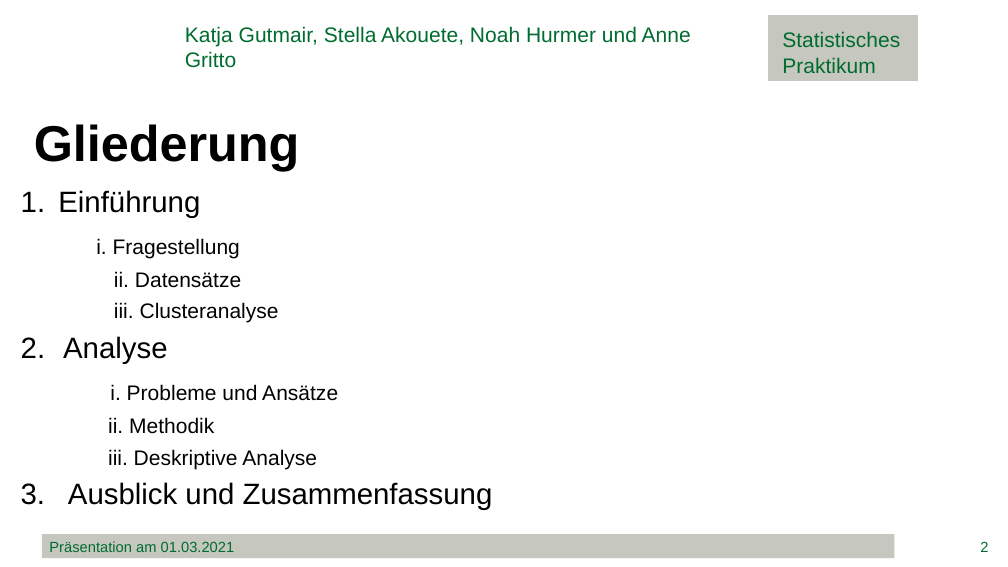
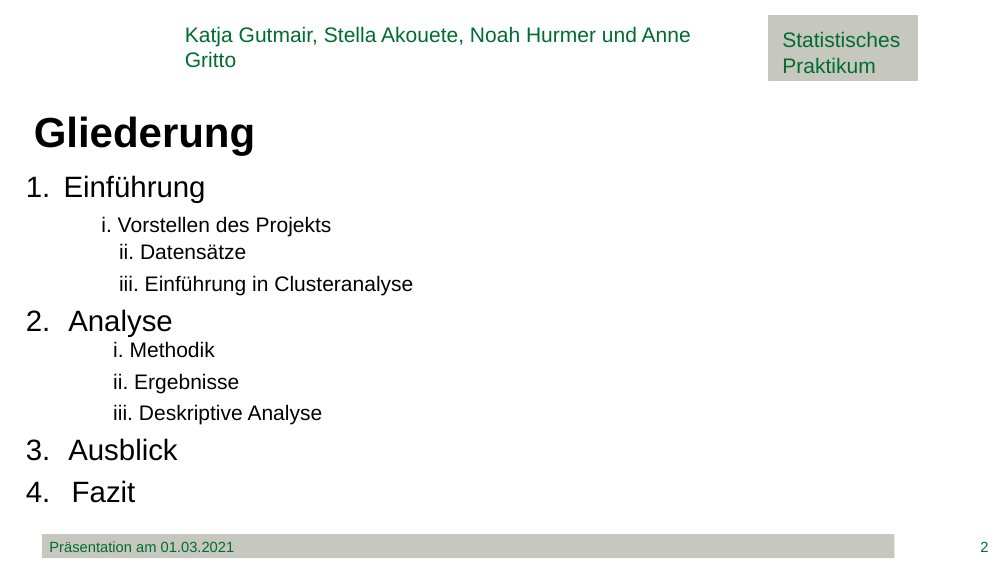
Before and after one commit to minimops/weatherFrog, a slide deck: slide 2 of documentation/ppt/Präsentation.pptx. Drawn at 1008x567 pixels with LibreOffice and Linux fonts; fonts in the diff are those of the drawing; background and template pictures are left out. Boxes give left, top, right and bottom in pixels: in the first picture for what was removed or moved away, otherwise in the second. Text is boxed around its words. In the diff, an @@ line names an element or a change of style, - is before the commit and + after.

```diff
--- a/documentation/ppt/Präsentation.pptx
+++ b/documentation/ppt/Präsentation.pptx
@@ text "Gliederung" moved from (x1=34, y1=124, x2=300, y2=171) to (x1=34, y1=116, x2=255, y2=155) @@
@@ text "Gliederung" at (x1=34, y1=116, x2=255, y2=155): size 48 to 40 pt @@
@@ text "Einführung" moved from (x1=21, y1=190, x2=493, y2=510) to (x1=64, y1=175, x2=413, y2=503) @@
@@ text at (x1=64, y1=175, x2=206, y2=336): less space between paragraphs @@
@@ text at (x1=101, y1=216, x2=332, y2=237): text changed @@
-i. Fragestellung
+i. Vorstellen des Projekts
@@ text at (x1=119, y1=275, x2=413, y2=295): text changed @@
-iii. Clusteranalyse
+iii. Einführung in Clusteranalyse
@@ text at (x1=113, y1=341, x2=239, y2=393): text changed @@
-i. Probleme und Ansätze
-ii. Methodik
+i. Methodik
+ii. Ergebnisse
@@ text at (x1=68, y1=438, x2=177, y2=503): text changed @@
-3. Ausblick und Zusammenfassung
+3. Ausblick
+4. Fazit
```
Also in this commit, not shown: 31 other slides changed, 9 slides added, 7 slides removed, 2 other files.
